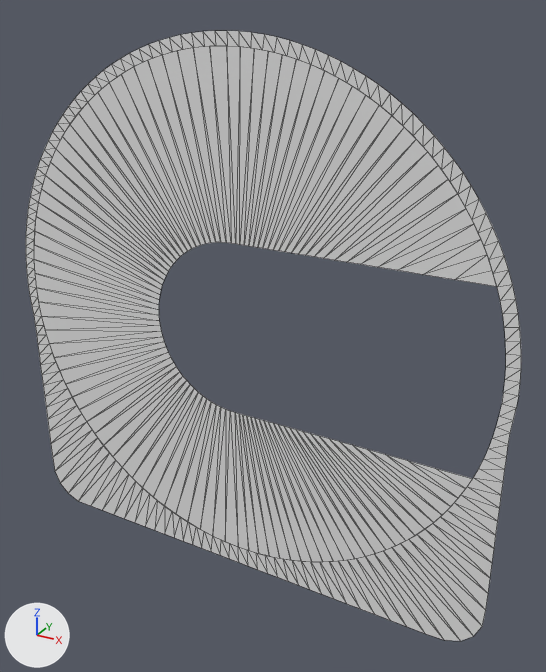
Renders of the OBJ model fork/floating-media/DATA/float_psp_backrefl0.obj from each side of a commit.
One viewpoint serves both versions: a camera (50 mm lens) standing at (1.21, -1.86, 0.98) and looking at (0.11, 0.13, -0.02). Arrows for +X, +Y and +Z are at lower left; the lights stay in place. The first picture is the older version. Mesh edges are drawn as thin lines. Where no turn or scale is listed for an object, it has been applied to the vertices.

The scene before the commit, as lines of its bpy script (objects in view):
```python
me_float_psp_backrefl0 = bpy.data.meshes.new('float_psp_backrefl0')
me_float_psp_backrefl0.from_pydata(...)  # 480 vertices, 478 faces; spans x -0.91..0.91, y 0.07, z -0.95..0.91
# before: 396 (-0.25, 0.07, -0.94) at pixel (183, 541), 398 (-0.21, 0.07, -0.94) at pixel (192, 544), 400 (-0.17, 0.07, -0.94) at pixel (201, 548)
# before: 416 (0.17, 0.07, -0.95) at pixel (277, 577), 418 (0.21, 0.07, -0.95) at pixel (288, 581), 420 (0.25, 0.07, -0.95) at pixel (298, 585)
ob_float_psp_backrefl0 = bpy.data.objects.new('float_psp_backrefl0', me_float_psp_backrefl0)
ob_float_psp_backrefl0.location = (0.0, 0.0, 0.0)
```
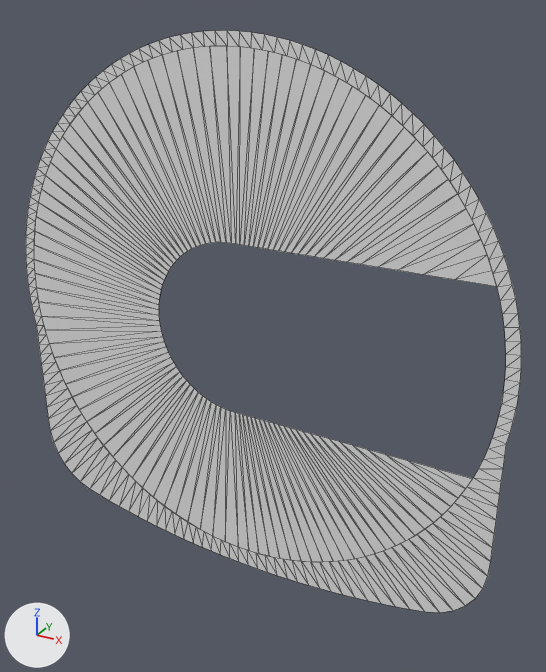
Pixel boxes (x1, y1, x2, y2) of what changed, in the pictures (546 x 672 px; the box of a moved part takes in the faces that stretch with it):
'float_psp_backrefl0', reshaped
    before: (26, 31, 521, 641)
    after: (26, 30, 521, 613)
part 1 of me_float_psp_backrefl0, moved or reshaped
    before: (48, 406, 211, 552)
    after: (49, 406, 211, 551)
part 2 of me_float_psp_backrefl0, moved or reshaped
    before: (265, 523, 492, 641)
    after: (265, 523, 490, 613)

Patch to the scene script:
```diff
--- a/fork/floating-media/DATA/float_psp_backrefl0.obj.py
+++ b/fork/floating-media/DATA/float_psp_backrefl0.obj.py
@@ me_float_psp_backrefl0 @@
-me_float_psp_backrefl0.from_pydata(...)  # 480 vertices, 478 faces; spans x -0.91..0.91, y 0.07, z -0.95..0.91
-me_float_psp_backrefl0.vertices[364].co = (-0.91, 0.07, -0.64)  # pixel (49, 431)
-me_float_psp_backrefl0.vertices[366].co = (-0.91, 0.07, -0.7)  # pixel (50, 443)
-me_float_psp_backrefl0.vertices[368].co = (-0.91, 0.07, -0.76)  # pixel (52, 457)
-me_float_psp_backrefl0.vertices[370].co = (-0.91, 0.07, -0.83)  # pixel (54, 471)
-me_float_psp_backrefl0.vertices[372].co = (-0.88, 0.07, -0.88)  # pixel (60, 483)
-me_float_psp_backrefl0.vertices[374].co = (-0.84, 0.07, -0.92)  # pixel (68, 493)
-me_float_psp_backrefl0.vertices[376].co = (-0.79, 0.07, -0.94)  # pixel (78, 501)
-me_float_psp_backrefl0.vertices[378].co = (-0.72, 0.07, -0.94)  # pixel (90, 505)
-me_float_psp_backrefl0.vertices[380].co = (-0.66, 0.07, -0.94)  # pixel (102, 510)
-me_float_psp_backrefl0.vertices[382].co = (-0.6, 0.07, -0.94)  # pixel (113, 514)
-me_float_psp_backrefl0.vertices[384].co = (-0.55, 0.07, -0.94)  # pixel (124, 518)
-me_float_psp_backrefl0.vertices[386].co = (-0.49, 0.07, -0.94)  # pixel (134, 522)
-me_float_psp_backrefl0.vertices[388].co = (-0.44, 0.07, -0.94)  # pixel (145, 526)
-me_float_psp_backrefl0.vertices[390].co = (-0.39, 0.07, -0.94)  # pixel (154, 530)
-me_float_psp_backrefl0.vertices[392].co = (-0.34, 0.07, -0.94)  # pixel (164, 534)
-me_float_psp_backrefl0.vertices[394].co = (-0.3, 0.07, -0.94)  # pixel (174, 537)
-me_float_psp_backrefl0.vertices[422].co = (0.3, 0.07, -0.95)  # pixel (309, 589)
-me_float_psp_backrefl0.vertices[424].co = (0.34, 0.07, -0.95)  # pixel (321, 594)
-me_float_psp_backrefl0.vertices[426].co = (0.39, 0.07, -0.95)  # pixel (333, 598)
-me_float_psp_backrefl0.vertices[428].co = (0.44, 0.07, -0.95)  # pixel (346, 603)
-me_float_psp_backrefl0.vertices[430].co = (0.49, 0.07, -0.95)  # pixel (360, 608)
-me_float_psp_backrefl0.vertices[432].co = (0.55, 0.07, -0.95)  # pixel (374, 614)
-me_float_psp_backrefl0.vertices[434].co = (0.6, 0.07, -0.95)  # pixel (390, 620)
-me_float_psp_backrefl0.vertices[436].co = (0.66, 0.07, -0.95)  # pixel (406, 626)
-me_float_psp_backrefl0.vertices[438].co = (0.73, 0.07, -0.95)  # pixel (425, 633)
-me_float_psp_backrefl0.vertices[440].co = (0.79, 0.07, -0.94)  # pixel (444, 640)
-me_float_psp_backrefl0.vertices[442].co = (0.84, 0.07, -0.92)  # pixel (460, 641)
-me_float_psp_backrefl0.vertices[444].co = (0.88, 0.07, -0.88)  # pixel (473, 636)
-me_float_psp_backrefl0.vertices[446].co = (0.91, 0.07, -0.83)  # pixel (482, 626)
-me_float_psp_backrefl0.vertices[448].co = (0.91, 0.07, -0.76)  # pixel (485, 610)
-me_float_psp_backrefl0.vertices[450].co = (0.91, 0.07, -0.7)  # pixel (488, 593)
-me_float_psp_backrefl0.vertices[452].co = (0.91, 0.07, -0.64)  # pixel (490, 578)
+me_float_psp_backrefl0.from_pydata(...)  # 480 vertices, 478 faces; spans x -0.91..0.91, y 0.07, z -0.94..0.91
+# me_float_psp_backrefl0 part 1
+for i in [396, 398, 400]: me_float_psp_backrefl0.vertices[i].co += Vector((0.0, 0.0, 0.01))
+me_float_psp_backrefl0.vertices[364].co = (-0.9, 0.07, -0.63)  # pixel (50, 430)
+me_float_psp_backrefl0.vertices[366].co = (-0.89, 0.07, -0.68)  # pixel (53, 442)
+me_float_psp_backrefl0.vertices[368].co = (-0.87, 0.07, -0.73)  # pixel (58, 453)
+me_float_psp_backrefl0.vertices[370].co = (-0.84, 0.07, -0.77)  # pixel (64, 463)
+me_float_psp_backrefl0.vertices[372].co = (-0.81, 0.07, -0.81)  # pixel (71, 473)
+me_float_psp_backrefl0.vertices[374].co = (-0.77, 0.07, -0.84)  # pixel (80, 481)
+me_float_psp_backrefl0.vertices[376].co = (-0.72, 0.07, -0.86)  # pixel (89, 488)
+me_float_psp_backrefl0.vertices[378].co = (-0.67, 0.07, -0.87)  # pixel (99, 494)
+me_float_psp_backrefl0.vertices[380].co = (-0.62, 0.07, -0.88)  # pixel (109, 500)
+me_float_psp_backrefl0.vertices[382].co = (-0.57, 0.07, -0.89)  # pixel (119, 506)
+me_float_psp_backrefl0.vertices[384].co = (-0.52, 0.07, -0.9)  # pixel (128, 511)
+me_float_psp_backrefl0.vertices[386].co = (-0.47, 0.07, -0.91)  # pixel (138, 516)
+me_float_psp_backrefl0.vertices[388].co = (-0.43, 0.07, -0.91)  # pixel (147, 521)
+me_float_psp_backrefl0.vertices[390].co = (-0.38, 0.07, -0.92)  # pixel (156, 526)
+me_float_psp_backrefl0.vertices[392].co = (-0.34, 0.07, -0.92)  # pixel (165, 530)
+me_float_psp_backrefl0.vertices[394].co = (-0.29, 0.07, -0.93)  # pixel (174, 534)
+# me_float_psp_backrefl0 part 2
+for i in [416, 418, 420]: me_float_psp_backrefl0.vertices[i].co += Vector((0.0, 0.0, 0.01))
+me_float_psp_backrefl0.vertices[422].co = (0.29, 0.07, -0.93)  # pixel (308, 585)
+me_float_psp_backrefl0.vertices[424].co = (0.34, 0.07, -0.92)  # pixel (319, 588)
+me_float_psp_backrefl0.vertices[426].co = (0.38, 0.07, -0.92)  # pixel (331, 591)
+me_float_psp_backrefl0.vertices[428].co = (0.43, 0.07, -0.91)  # pixel (342, 594)
+me_float_psp_backrefl0.vertices[430].co = (0.47, 0.07, -0.91)  # pixel (355, 597)
+me_float_psp_backrefl0.vertices[432].co = (0.52, 0.07, -0.9)  # pixel (367, 600)
+me_float_psp_backrefl0.vertices[434].co = (0.57, 0.07, -0.89)  # pixel (381, 603)
+me_float_psp_backrefl0.vertices[436].co = (0.62, 0.07, -0.88)  # pixel (395, 606)
+me_float_psp_backrefl0.vertices[438].co = (0.67, 0.07, -0.87)  # pixel (409, 609)
+me_float_psp_backrefl0.vertices[440].co = (0.72, 0.07, -0.86)  # pixel (424, 611)
+me_float_psp_backrefl0.vertices[442].co = (0.77, 0.07, -0.84)  # pixel (439, 612)
+me_float_psp_backrefl0.vertices[444].co = (0.81, 0.07, -0.81)  # pixel (453, 610)
+me_float_psp_backrefl0.vertices[446].co = (0.84, 0.07, -0.77)  # pixel (465, 605)
+me_float_psp_backrefl0.vertices[448].co = (0.87, 0.07, -0.73)  # pixel (475, 598)
+me_float_psp_backrefl0.vertices[450].co = (0.89, 0.07, -0.68)  # pixel (482, 588)
+me_float_psp_backrefl0.vertices[452].co = (0.9, 0.07, -0.63)  # pixel (487, 576)
```
